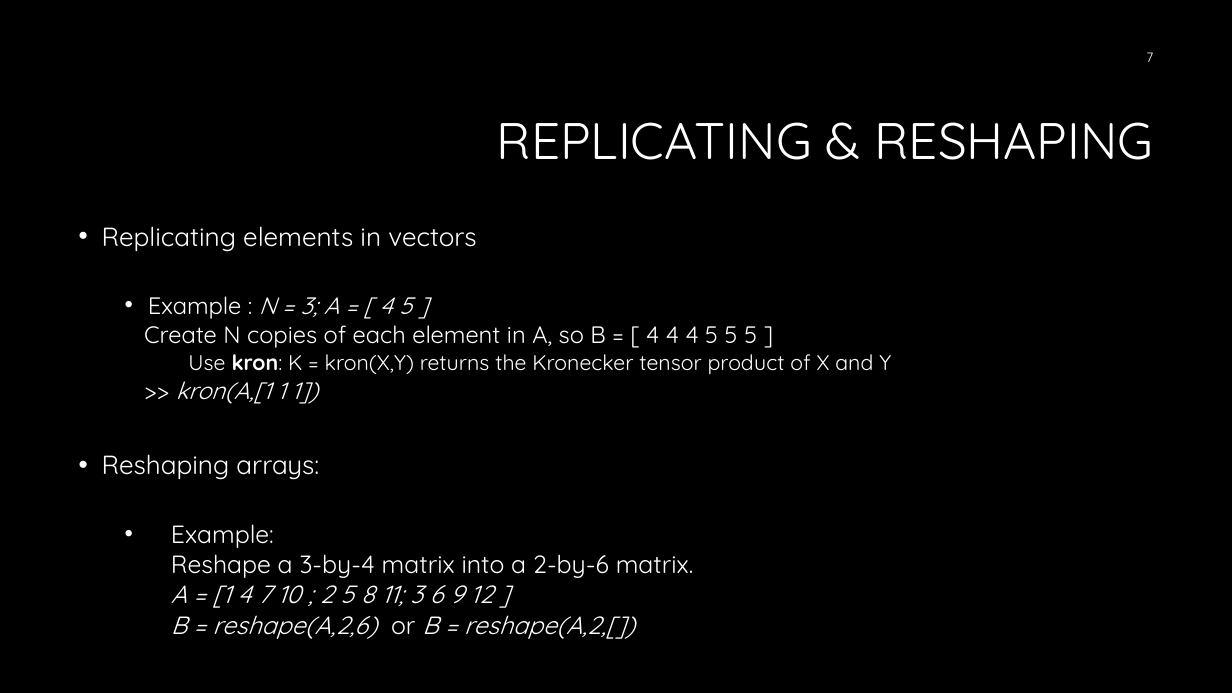
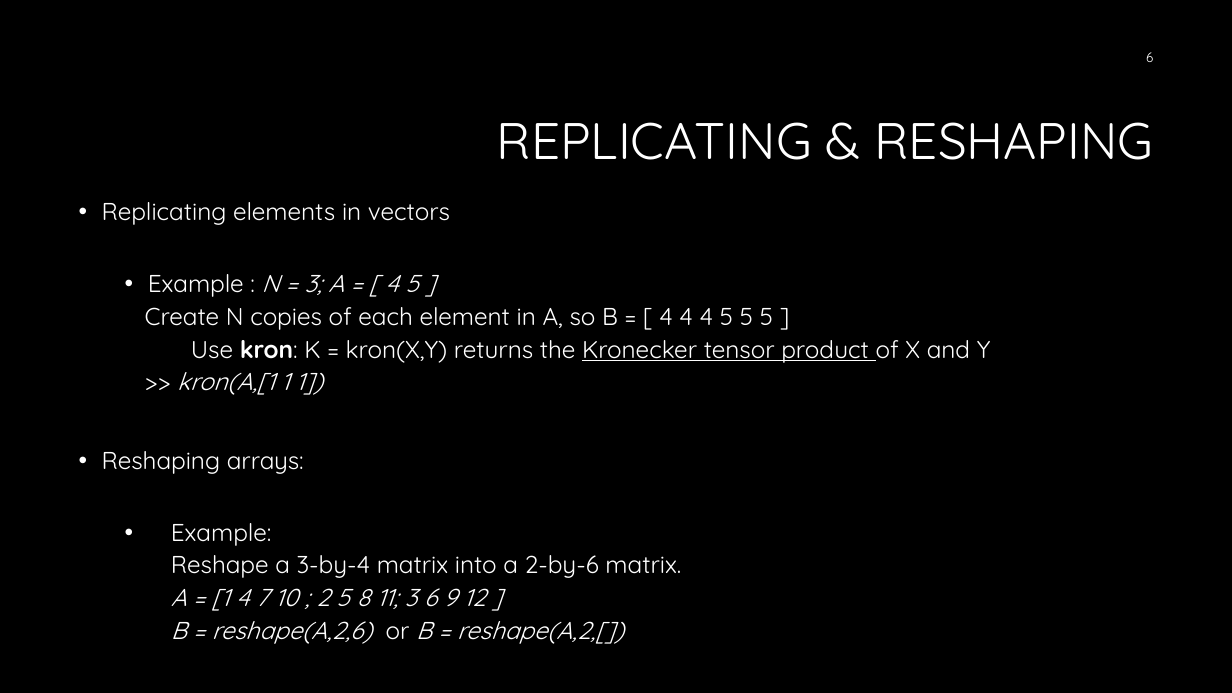
Before and after one commit to illinois-cse/matlab-sp17, a slide deck: slide 6 of Session1-matlab basics_Feb22.pptx (slide 7 before the commit). Drawn at 1232x693 pixels with LibreOffice and Linux fonts; fonts in the diff are those of the drawing; background and template pictures are left out. Boxes give left, top, right and bottom in pixels: in the first picture for what was removed or moved away, otherwise in the second. Text is boxed around its words. In the diff, an @@ line names an element or a change of style, - is before the commit and + after.

```diff
--- a/Session1-matlab basics_Feb22.pptx
+++ b/Session1-matlab basics_Feb22.pptx
@@ page number at [1146,52,1153,62]: text changed @@
-7
+6
@@ text "Replicating elements in vectors": place and size @@
-text "Replicating elements in vectors" at [102,226,891,639]
+text "Replicating elements in vectors" at [102,202,991,644]
@@ text "Replicating elements in vectors" at [102,202,991,644]: size 20.4 to 19 pt in "Replicating elements in vectors", "Reshaping arrays:"; size 18.5 to 19 pt in "Example : N = 3; A = ...", "Create N copies of each element in ...", ">> kron(A,[1 1 1])"; size 16.6 to 19 pt in "Use kron: K = kron(X,Y) returns the ..."; underline on in "Kronecker tensor product"; size 19.4 to 19 pt in "Example:", "Reshape a 3-by-4 matrix into a 2-by-6 ...", "A = [1 4 7 10 ; ...", "B = reshape(A,2,6) or B = reshape(A,2,[])"; line spacing 0.8 to 0.9 @@
```
Also in this commit, not shown: 1 other slide changed.
